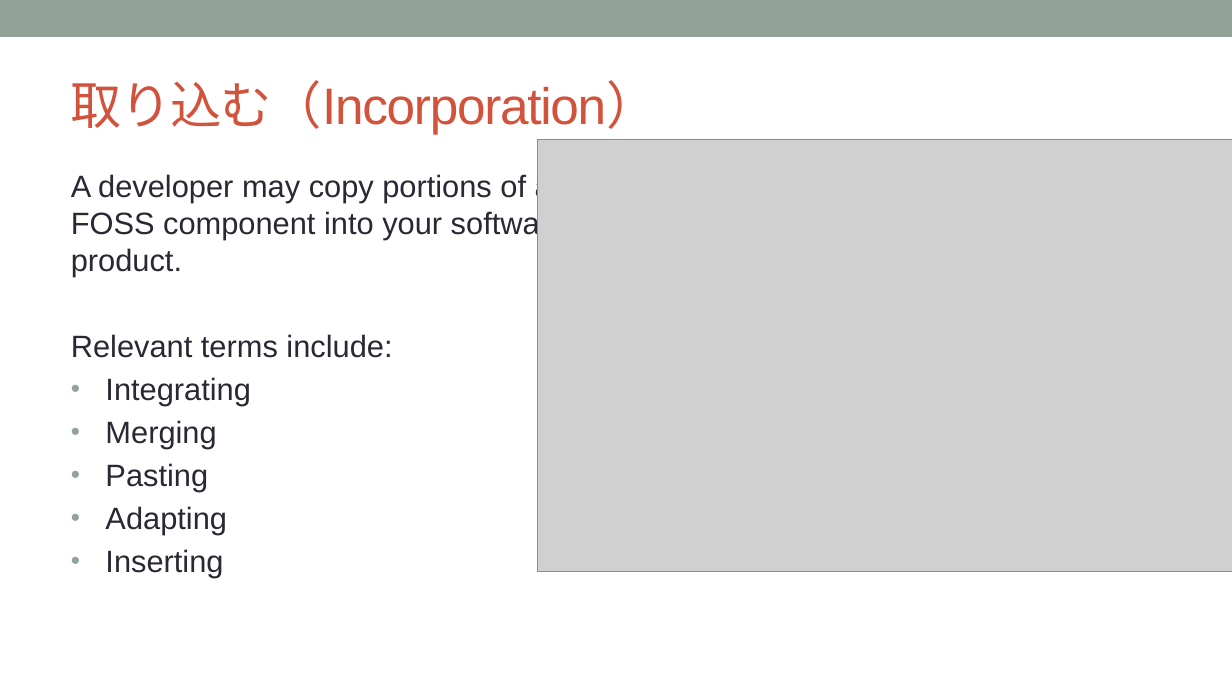
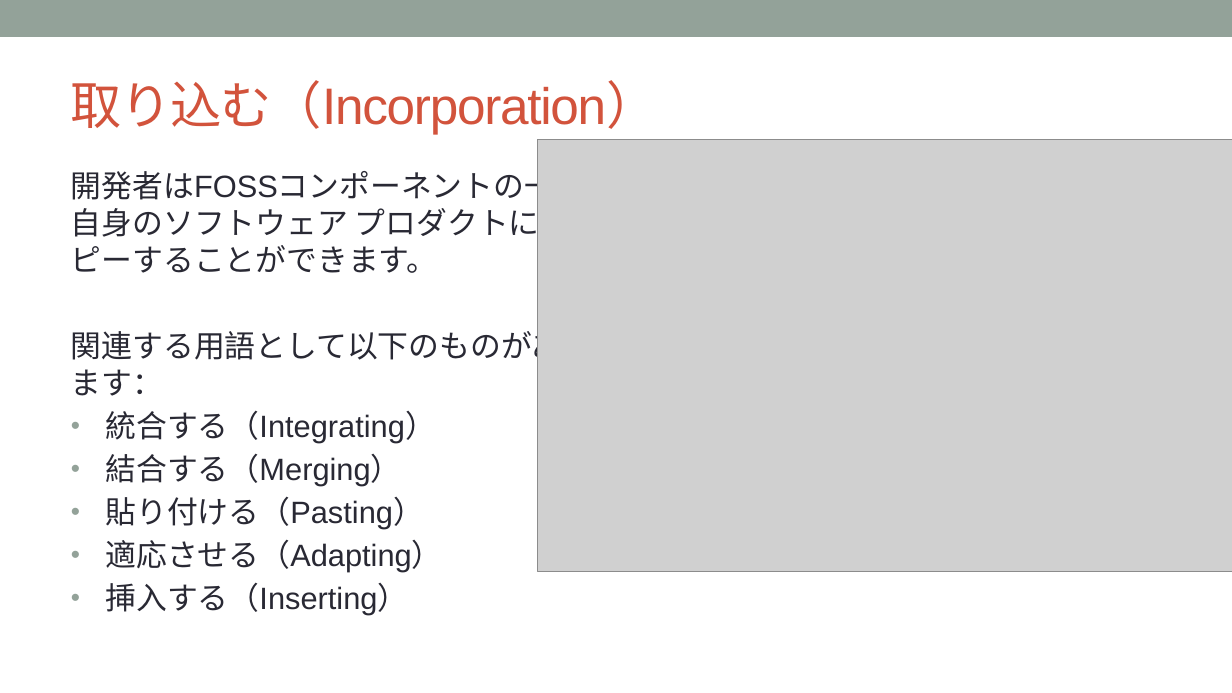
Before and after one commit to OpenChain-Project/Curriculum-Translation-JP, a slide deck: slide 34 of target/openchain-curriculum-release-2.pptx. Drawn at 1232x693 pixels with LibreOffice and Linux fonts; fonts in the diff are those of the drawing; grey boxes stand for pictures; background and template pictures are left out. Boxes give left, top, right and bottom in pixels: in the first picture for what was removed or moved away, otherwise in the second. Text is boxed around its words. In the diff, an @@ line names an element or a change of style, - is before the commit and + after.

```diff
--- a/target/openchain-curriculum-release-2.pptx
+++ b/target/openchain-curriculum-release-2.pptx
@@ text at box(71, 165, 617, 616): text changed @@
-A developer may copy portions of a FOSS component into your software product.
-Relevant terms include:
-• Integrating
-• Merging
-• Pasting
-• Adapting
-• Inserting
+開発者はFOSSコンポーネントの一部を自身のソフトウェア プロダクトにコピーすることができます。
+関連する用語として以下のものがあります：
+• 統合する（Integrating）
+• 結合する（Merging）
+• 貼り付ける（Pasting）
+• 適応させる（Adapting）
+• 挿入する（Inserting）
```
Also in this commit, not shown: 1 other slide changed, 7 other files.
